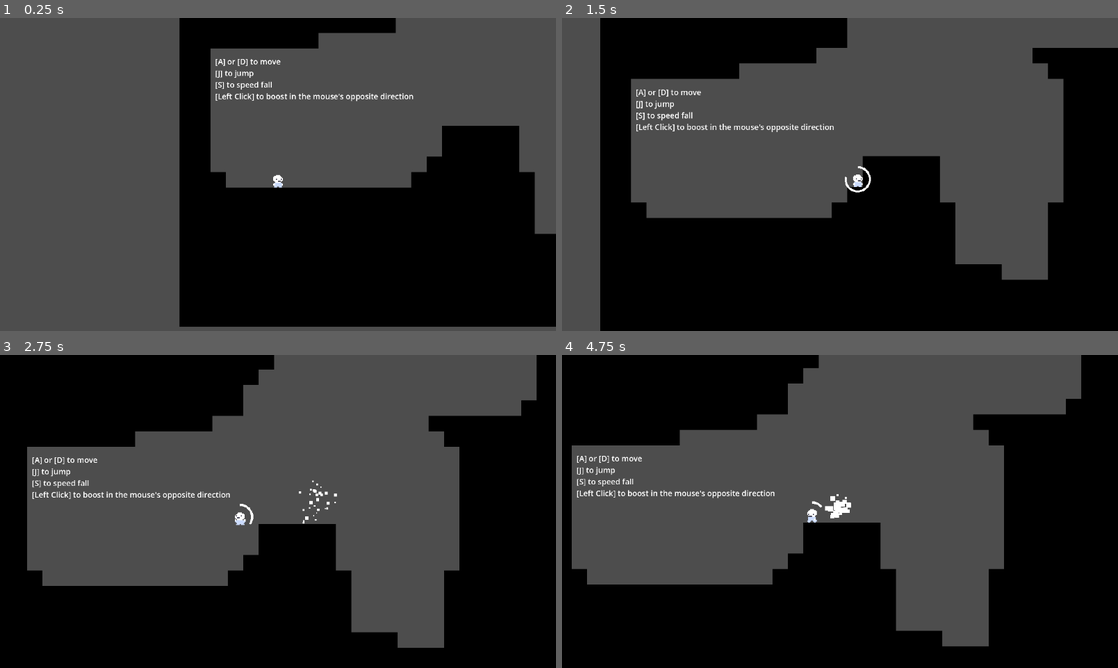
Above: before the commit, frames 1-4 (two rows, left to right).
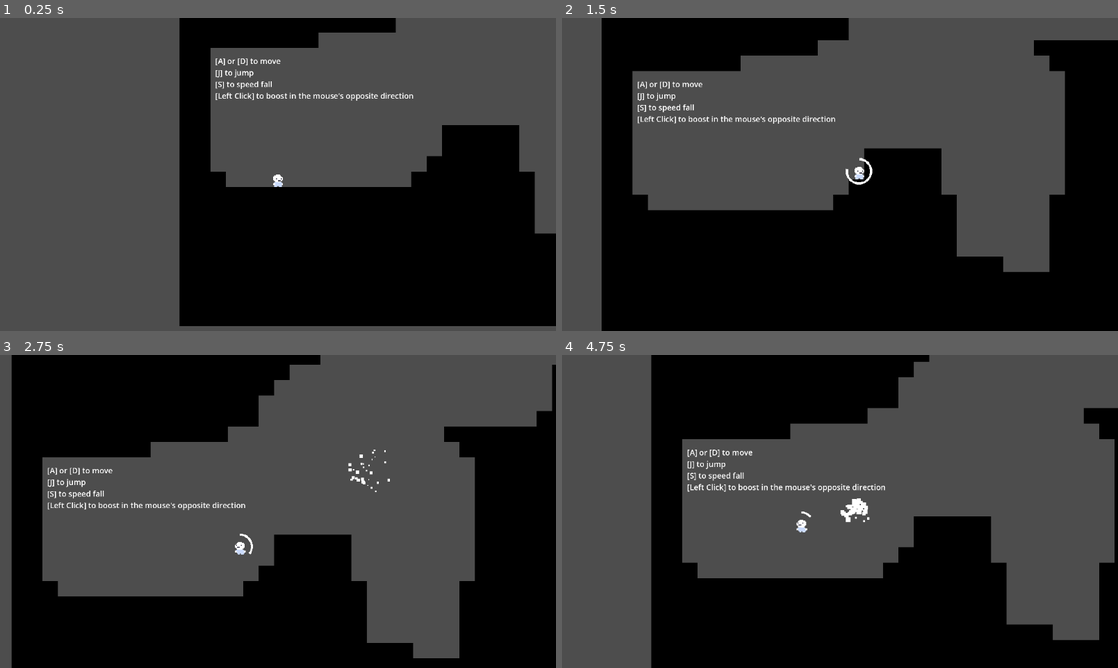
Above: after the commit, the same moments.

Repository: pxlinspace/hydrogen-bomb-vs.-coughing-baby
Game: Godot game, scene res://scenes/main.tscn
The game is run twice, just before and just after one commit, with the same random seed, the same clock (stepped at 60 frames per second) and the same inputs.
Inputs (mouse positions are in pixels of both pictures, inside the frame that each line leads up to):
- Up to frame 1 (0.25 s): no input
- Up to frame 2 (1.5 s): tap Enter at 0.5 s; move the mouse to (962, 158) at 0.52 s; hold J (cough) 0.53-1.28 s; hold D (right) from 0.53 s (still down); click (962, 158) at 0.67 s; tap Space (jump) at 0.77, 1.07 s; tap S (dive) at 0.8, 1.35 s; move the mouse to (728, 190) at 1.27 s
- Up to frame 3 (2.75 s): tap Space (jump) at 1.52, 1.55, 1.82 s; move the mouse to (333, 442) at 2.02 s; release D (right) at 2.03 s; hold A (left) from 2.03 s (still down); hold Space (jump) from 2.03 s (still down); tap J (cough) at 2.3 s
- Up to frame 4 (4.75 s): move the mouse to (812, 574) at 2.77 s; release A (left) at 2.78 s; release Space (jump) at 2.78 s; hold D (right) 2.78-4.28 s; tap J (cough) at 2.85, 4.55 s; click (812, 574) at 2.92 s; tap Space (jump) at 3.02, 3.32, 3.77, 3.8, 4.07, 4.52 s; tap S (dive) at 3.05 s; move the mouse to (1006, 558) at 3.52 s; hold S (dive) 3.53-4.28 s; move the mouse to (673, 464) at 4.27 s; hold A (left) from 4.28 s (still down); tap Alt at 4.35 s

The runs differ from the first frame. In frame 1, 0.8% of the frame differs, in the area x 32-100%, y 4-99%; in frame 2, 5.7%; in frame 3, 14%; in frame 4, 43%, in the area x 0-100%, y 0-100%.

Commit message:
hold to jump + changed player movement vars

Diff:
--- a/scenes/player/player.gd
+++ b/scenes/player/player.gd
@@ -1,23 +1,28 @@
 extends CharacterBody2D
 
-@onready var coyote_jump_timer: Timer = $CoyoteJumpTimer
-@onready var jump_buffer_timer: Timer = $JumpBufferTimer
-@onready var cougher: Cougher = $Cougher
-@onready var sprite: AnimatedSprite2D = $AnimatedSprite2D
 
 const GROUND_ACCELERATION: float = 1600.0
 const AIR_ACCELERATION: float = 800.0
 const SPEED: float = 250.0
 const COUGH_SPEED: float = 350.0
-const JUMP_VELOCITY: float = -300.0
-const WALL_JUMP_VELOCITY := Vector2(150, -250)
+const JUMP_VELOCITY: float = -220.0
+const WALL_JUMP_VELOCITY := Vector2(200, -300)
 const INITIAL_DIVE_VELOCITY: float = 200.0
 const INITIAL_DIVE_HORIZONTAL_FACTOR: float = 0.75
-const GRAVITY: float = 650.0
+const GRAVITY: float = 800.0
 const DIVE_GRAVITY: float = 1200.0
 const MAX_Y_VELOCITY: float = 500.0
 const MAX_DIVE_Y_VELOCITY: float = 700.0
 const HIT_POWER: float = 100.0
+
+@onready var coyote_jump_timer: Timer = $CoyoteJumpTimer
+@onready var jump_buffer_timer: Timer = $JumpBufferTimer
+@onready var jump_duration_timer: Timer = $JumpDurationTimer
+@onready var cougher: Cougher = $Cougher
+@onready var sprite: AnimatedSprite2D = $AnimatedSprite2D
+
+var last_direction: float = 1.0
+
 
 func _physics_process(delta: float) -> void:
 	_process_movement(delta)
@@ -44,7 +49,7 @@
 
 func _process_movement(delta: float) -> void:
 	var was_on_floor: bool = is_on_floor()
-	if not was_on_floor:
+	if not was_on_floor and jump_duration_timer.is_stopped():
 		var gravity: float = GRAVITY
 		var max_y_velocity: float = MAX_DIVE_Y_VELOCITY
 		if Input.is_action_pressed("dive"):
@@ -53,6 +58,9 @@
 		velocity.y = move_toward(velocity.y, max_y_velocity, gravity * delta)
 
 	var direction: float = Input.get_axis("left", "right")
+	if direction != 0:
+		last_direction = direction
+
 	var acceleration: float = (GROUND_ACCELERATION if is_on_floor() else AIR_ACCELERATION) * delta
 	if direction:
 		velocity.x = move_toward(velocity.x, direction * SPEED, acceleration)
@@ -80,23 +88,34 @@
 			_apply_wall_jump()
 		else:
 			jump_buffer_timer.start()
+	if event.is_action_released("jump"):
+		_stop_jump()
 
 	if event.is_action_pressed("dive") and not is_on_floor():
 		velocity.x *= INITIAL_DIVE_HORIZONTAL_FACTOR
 		velocity.y = INITIAL_DIVE_VELOCITY
 
 	if event.is_action_pressed("cough"):
-		if cougher.cough(-Input.get_vector("left", "right", "up", "down").angle()):
-			_apply_cough_impulse()
+		var direction: Vector2 = Input.get_vector("left", "right", "up", "down")
+		if direction == Vector2.ZERO:
+			direction = Vector2(last_direction, 0)
+		print(direction)
+		if cougher.cough((-direction).angle()):
+			_apply_cough_impulse(direction)
 
 
-func _apply_cough_impulse() -> void:
-	velocity = Input.get_vector("left", "right", "up", "down") * COUGH_SPEED
+func _apply_cough_impulse(direction: Vector2) -> void:
+	velocity = direction * COUGH_SPEED
 	#velocity = -get_local_mouse_position().normalized() * COUGH_SPEED
 
 
 func _apply_jump() -> void:
+	jump_duration_timer.start()
 	velocity.y = JUMP_VELOCITY
+
+
+func _stop_jump() -> void:
+	jump_duration_timer.stop()
 
 
 func _apply_wall_jump() -> void:
--- a/scenes/player/player.tscn
+++ b/scenes/player/player.tscn
@@ -125,7 +125,7 @@
 }],
 "loop": true,
 "name": &"dive",
-"speed": 18.0
+"speed": 30.0
 }, {
 "frames": [{
 "duration": 1.0,
@@ -198,6 +198,10 @@
 
 [node name="JumpBufferTimer" type="Timer" parent="." unique_id=1867325976]
 wait_time = 0.06
+one_shot = true
+
+[node name="JumpDurationTimer" type="Timer" parent="." unique_id=1362409145]
+wait_time = 0.2
 one_shot = true
 
 [node name="Cougher" type="Node2D" parent="." unique_id=610894378]
@@ -224,6 +228,8 @@
 
 [node name="AnimatedSprite2D" type="AnimatedSprite2D" parent="." unique_id=931994068]
 sprite_frames = SubResource("SpriteFrames_5gtgg")
-animation = &"walk"
+animation = &"dive"
+frame = 1
+frame_progress = 0.40807983
 
 [connection signal="timeout" from="Cougher/PauseTimer" to="Cougher" method="_on_pause_timer_timeout"]
